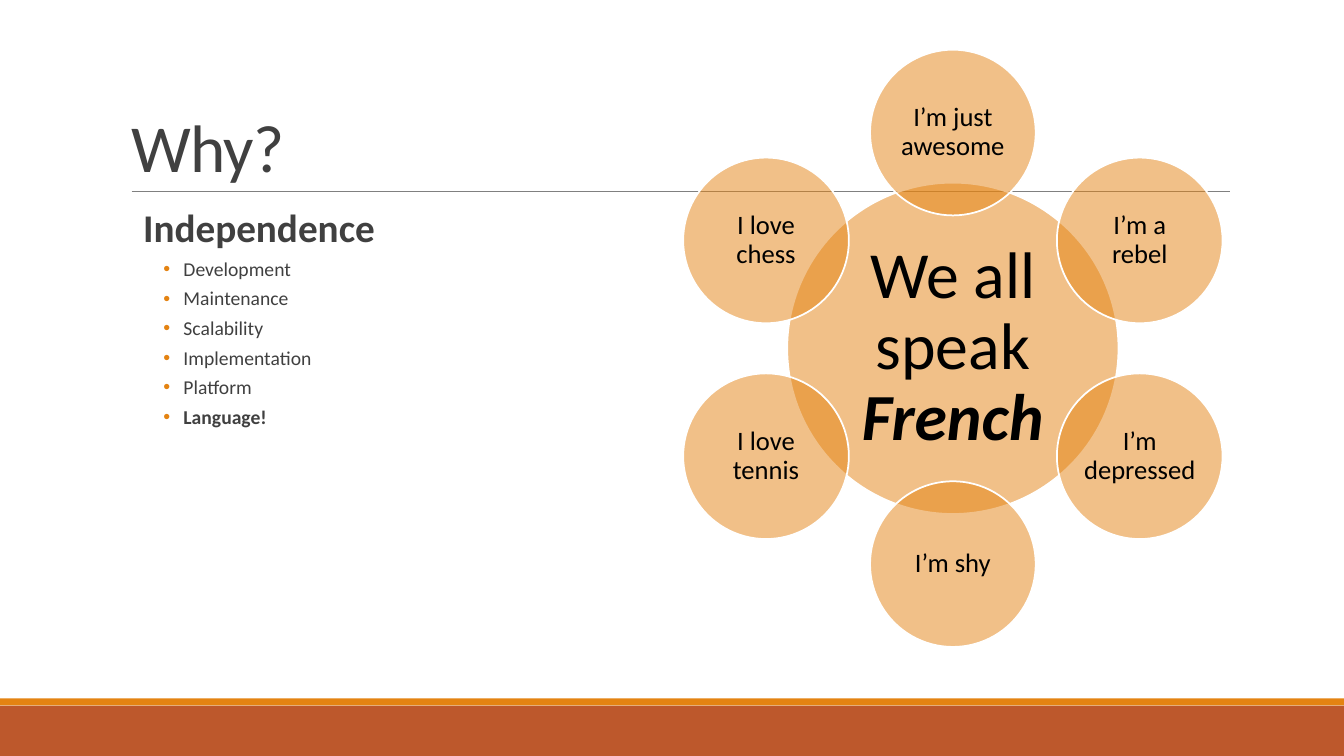
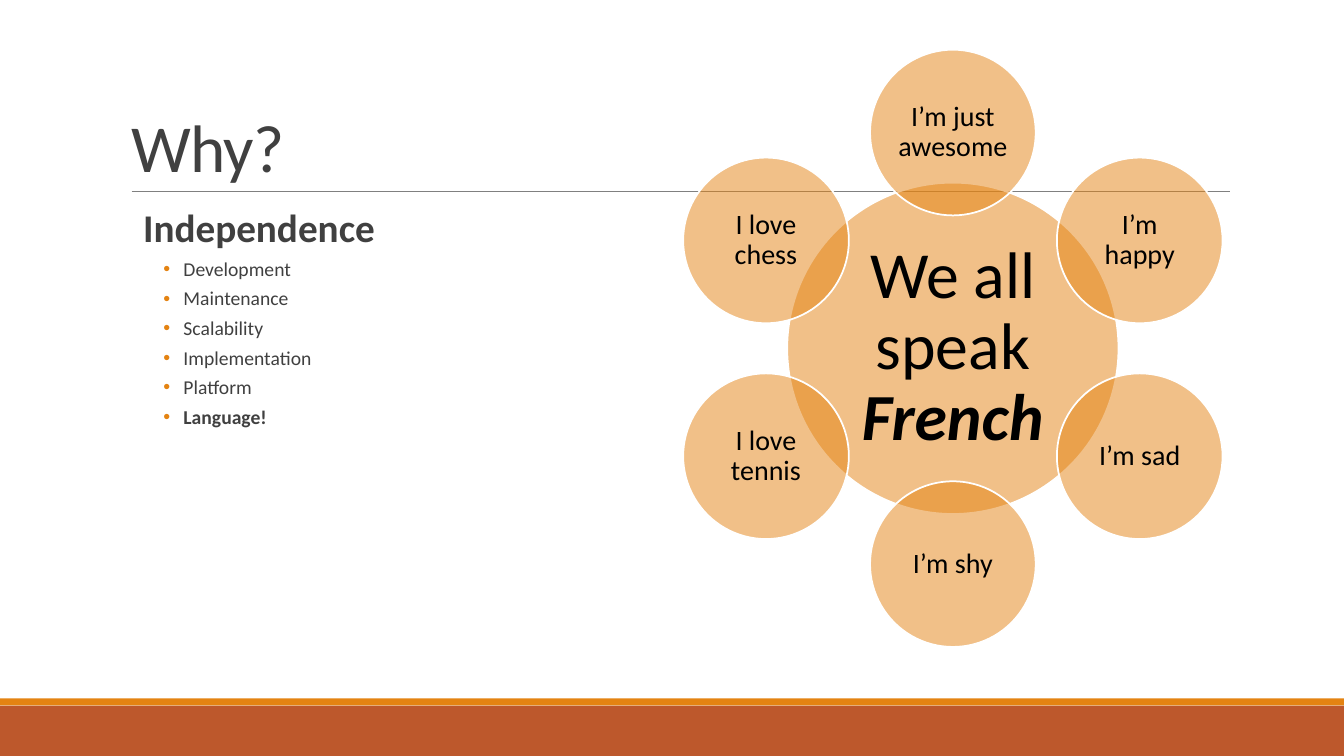
Before and after one commit to hinteadan/microservices-crash-course, a slide deck: slide 3 of Presentation.pptx. Drawn at 1344x756 pixels with LibreOffice and Linux fonts; fonts in the diff are those of the drawing. Boxes give left, top, right and bottom in pixels: in the first picture for what was removed or moved away, otherwise in the second. Text is boxed around its words. In the diff, an @@ line names an element or a change of style, - is before the commit and + after.

Commit message:
Small words adjustment in Presentation

```diff
--- a/Presentation.pptx
+++ b/Presentation.pptx
@@ size 19 to 20 pt in 4 elements at [898, 106, 1007, 157], [913, 553, 993, 578], [731, 430, 801, 481], [735, 214, 797, 265] @@
@@ text at [1105, 214, 1175, 269]: text changed; size 19 to 20 pt @@
-I’m a rebel
+I’m happy
@@ text at [1099, 445, 1180, 466]: text changed; size 19 to 20 pt @@
-I’m depressed
+I’m sad
```
